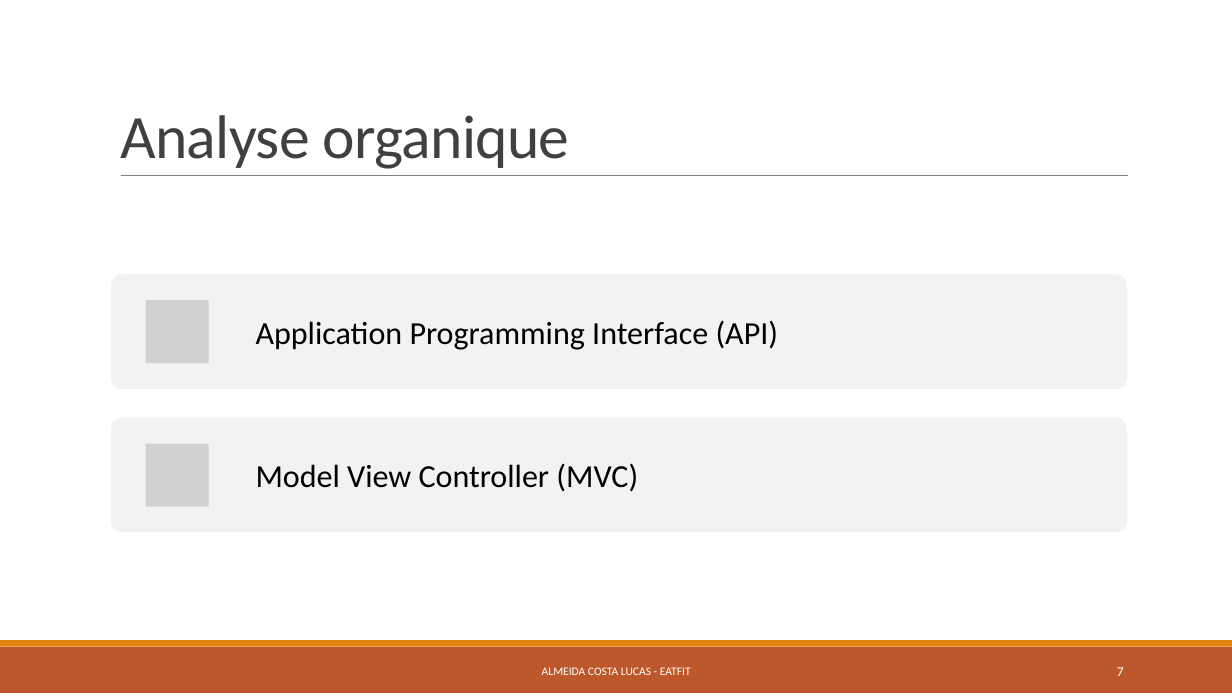
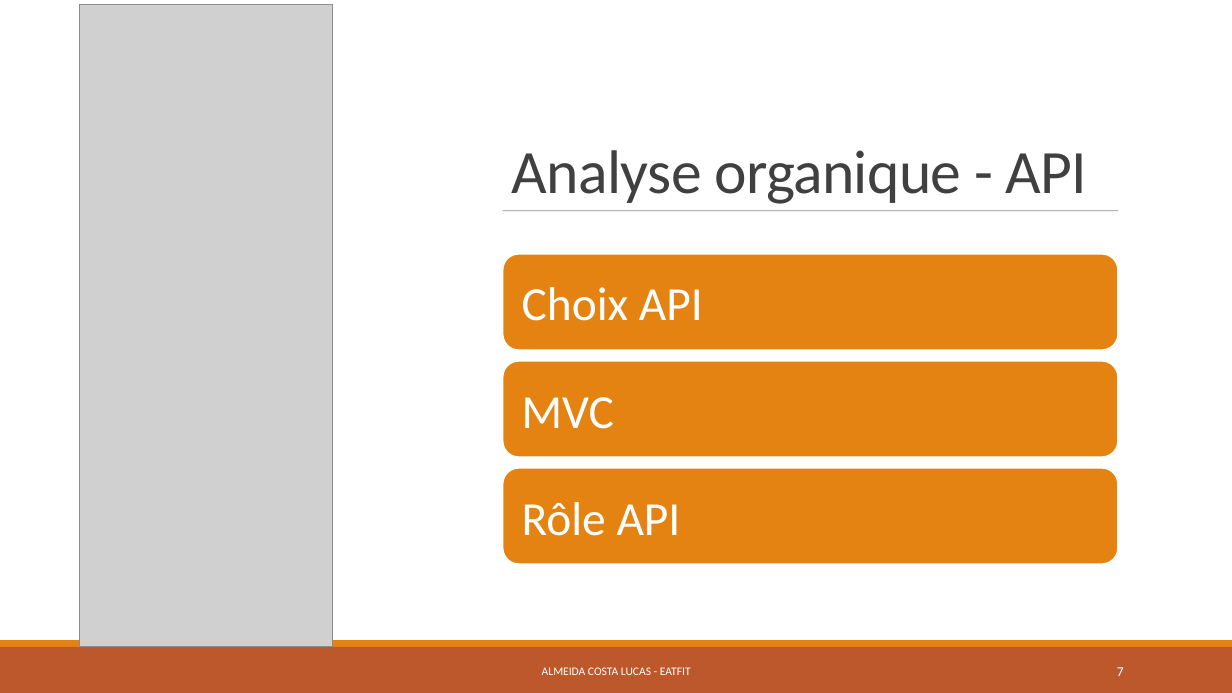
Before and after one commit to LAAC172003/EatFit_TPI_2023, a slide deck: slide 7 of Documentation/Eatfit.pptx. Drawn at 1232x693 pixels with LibreOffice and Linux fonts; fonts in the diff are those of the drawing; grey boxes stand for pictures. Boxes give left, top, right and bottom in pixels: in the first picture for what was removed or moved away, otherwise in the second. Text is boxed around its words. In the diff, an @@ line names an element or a change of style, - is before the commit and + after.

```diff
--- a/Documentation/Eatfit.pptx
+++ b/Documentation/Eatfit.pptx
@@ rectangle added at <box>0,0,1232,640</box>, fill #FFFFFF @@
@@ picture added at <box>79,5,333,647</box> @@
@@ line removed from (121, 176) to (1128, 176) @@
@@ title at <box>512,150,1088,204</box>: text changed @@
-Analyse organique
+Analyse organique - API
@@ line added from (503, 211) to (1118, 211), #808080 0.5 pt @@
@@ group removed at <box>111,274,1128,532</box>: 2 rounded rectangles, 2 pictures, 2 texts @@
-Application Programming Interface (API)
-Model View Controller (MVC)
@@ group added at <box>503,254,1118,564</box>: 3 rounded rectangles, 3 texts @@
+Choix API
+MVC
+Rôle API
@@ rectangle removed at <box>0,647,1232,693</box> @@
@@ rectangle removed at <box>0,640,1232,647</box> @@
@@ rectangle added at <box>0,640,1232,647</box>, fill #E48312 @@
@@ rectangle added at <box>0,647,1232,693</box>, fill #BD582C @@
```
Also in this commit, not shown: 6 other slides changed, 5 slides added, 3 slides removed, 2 other files.
